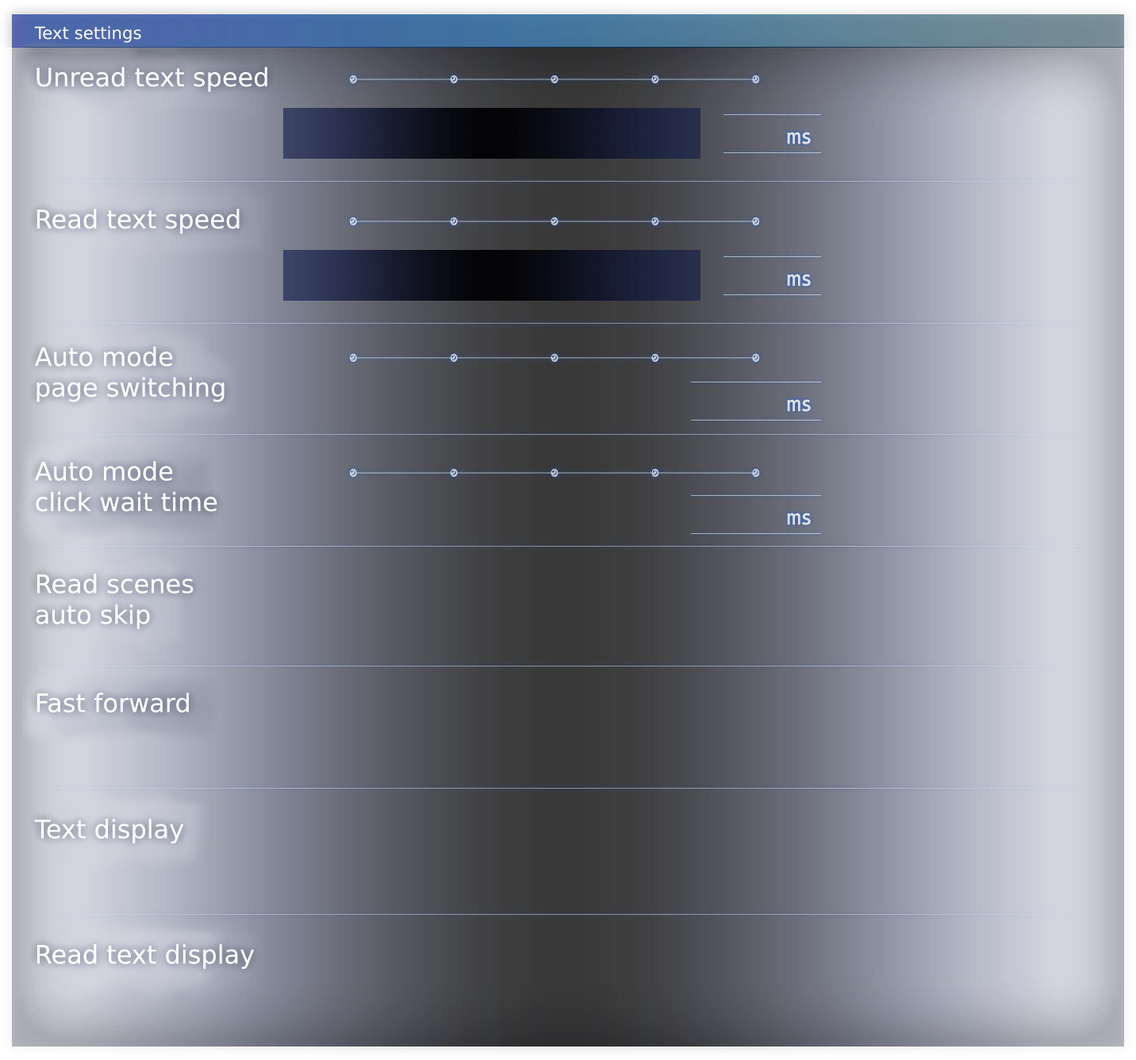
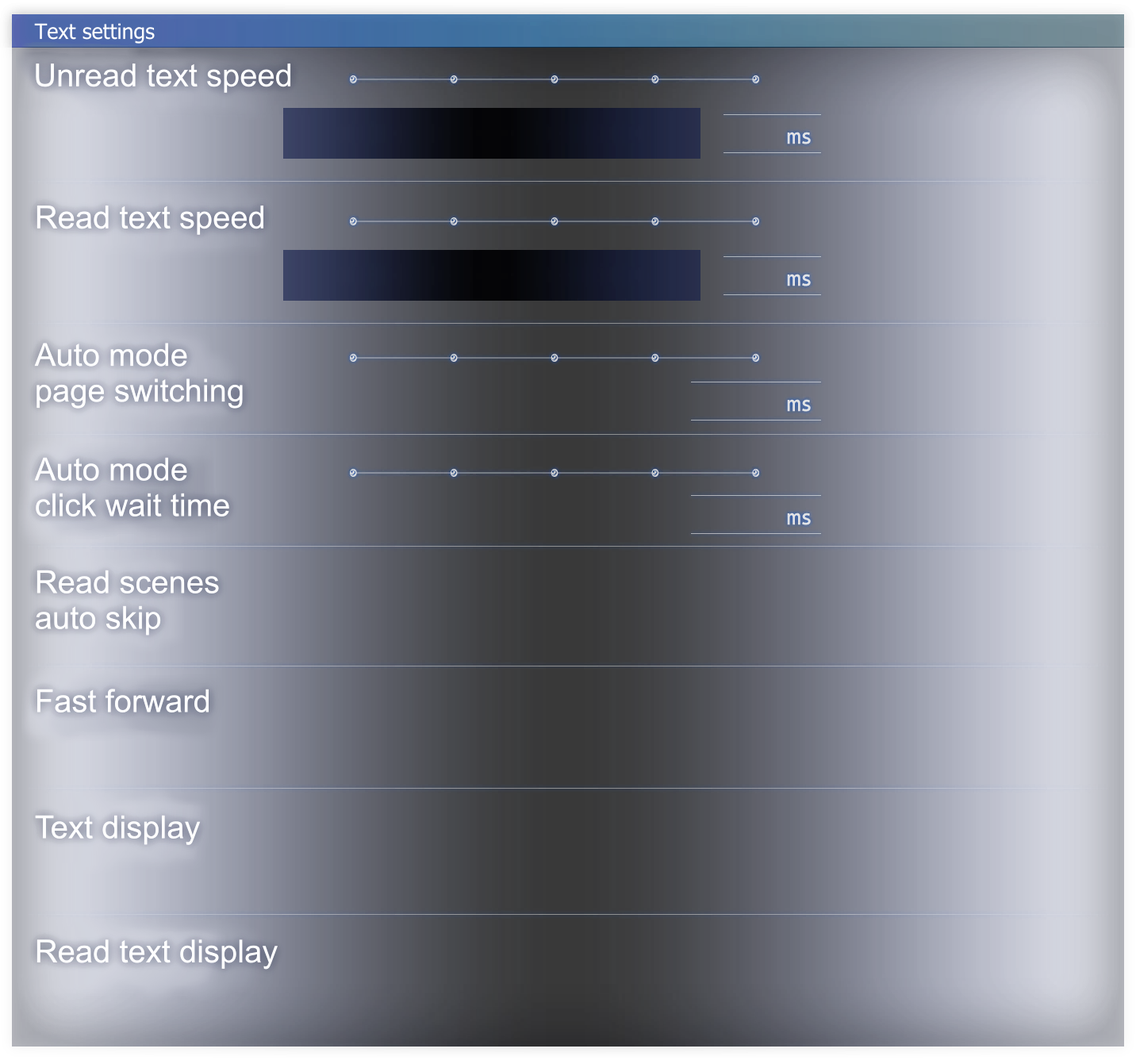
Layer changes from the first 1136×1060 image to the second:
painted on "background" over [28, 22, 299, 974]
